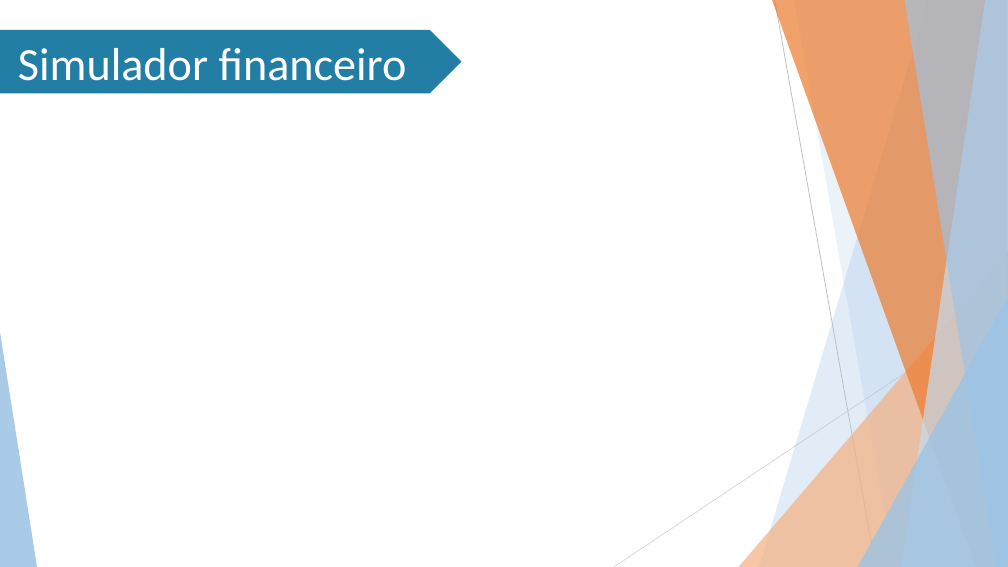
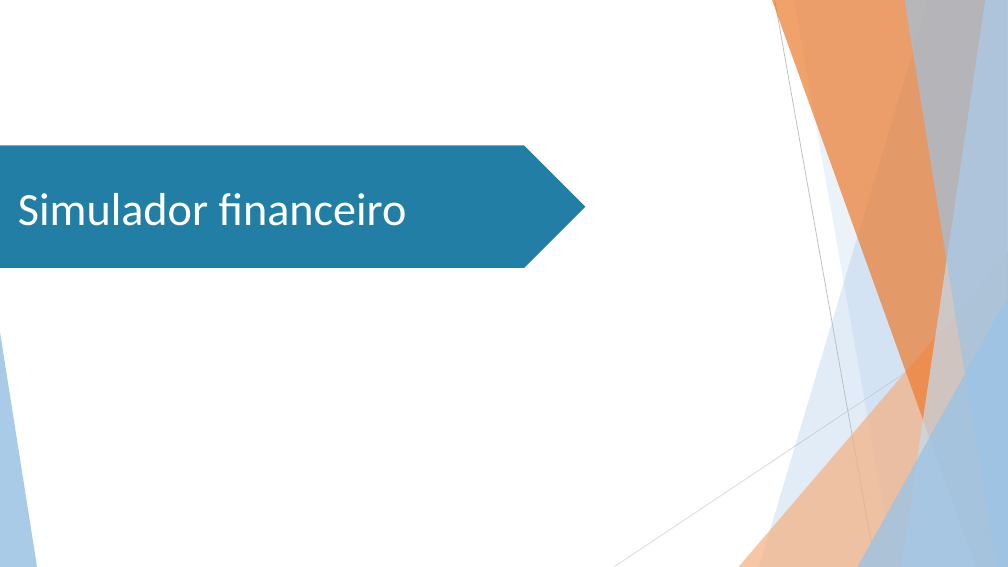
Before and after one commit to Stefany-hub/Projeto2.0, a slide deck: slide 15 of apresentação/MIT PPT (Projeto 2.0).pptx. Drawn at 1008x567 pixels with LibreOffice and Linux fonts; fonts in the diff are those of the drawing; background and template pictures are left out. Boxes give left, top, right and bottom in pixels: in the first picture for what was removed or moved away, otherwise in the second. Text is boxed around its words. In the diff, an @@ line names an element or a change of style, - is before the commit and + after.

```diff
--- a/apresentação/MIT PPT (Projeto 2.0).pptx
+++ b/apresentação/MIT PPT (Projeto 2.0).pptx
@@ pentagon arrow "Simulador financeiro" resized from (x1=0, y1=30, x2=461, y2=94) to (x1=0, y1=145, x2=585, y2=268) @@
```
Also in this commit, not shown: 1 other slide changed, 8 other files.
